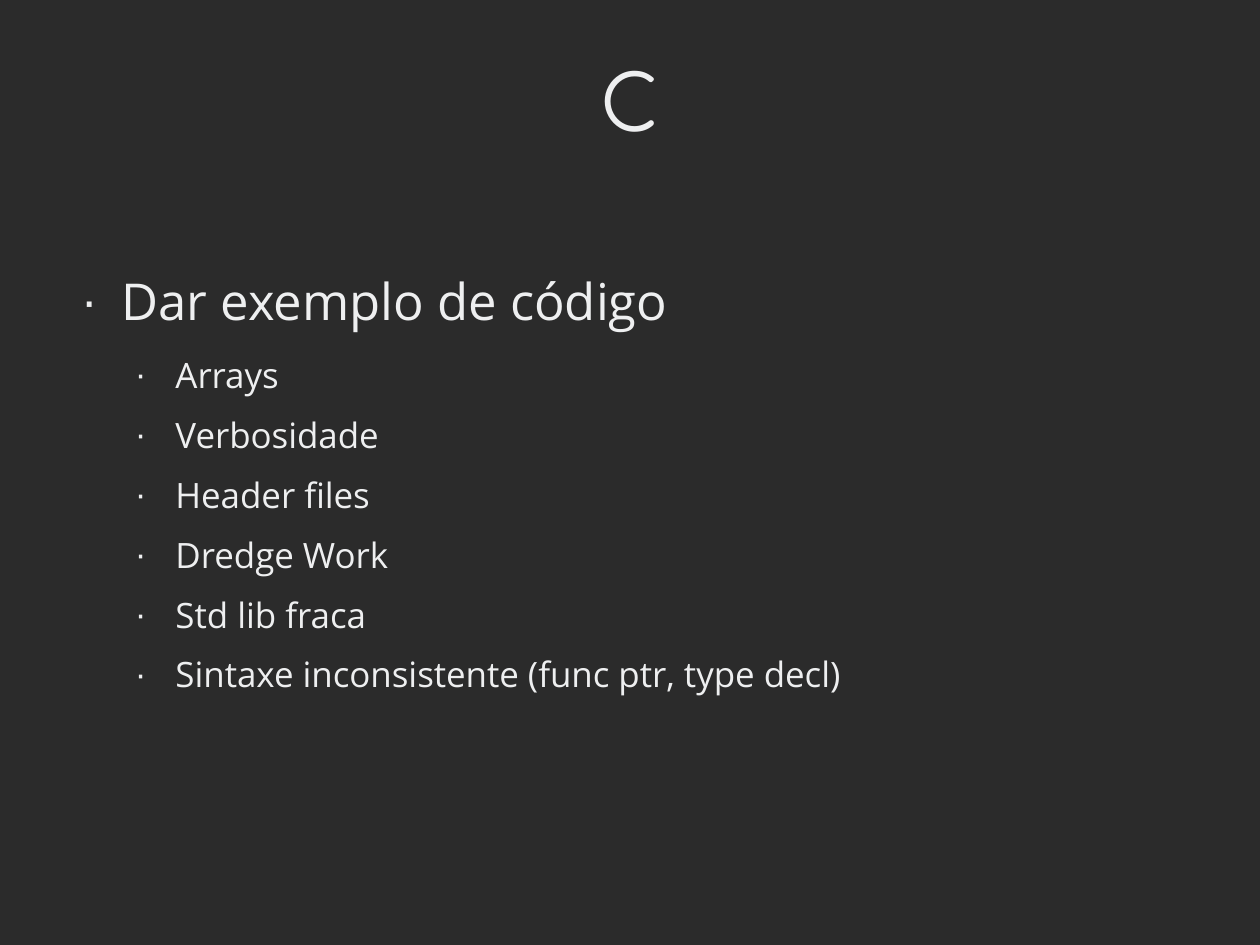
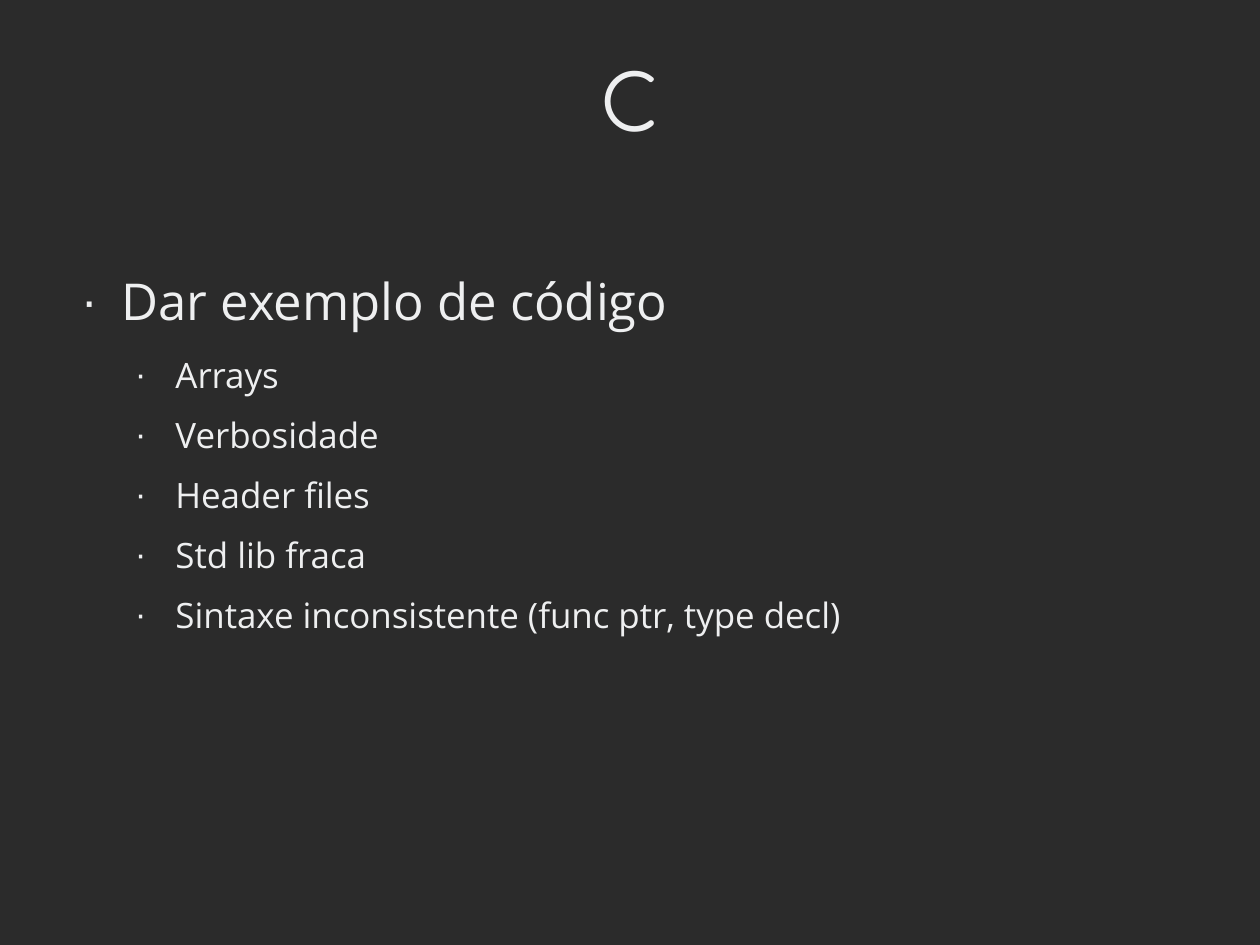
Before and after one commit to Hoshoyo/Light, a slide deck: slide 5 of TCC_Reunião_#1.odp. Drawn at 1260x945 pixels with LibreOffice and Linux fonts; fonts in the diff are those of the drawing; background and template pictures are left out; a plain dark background stands for a picture behind light text. Boxes give left, top, right and bottom in pixels: in the first picture for what was removed or moved away, otherwise in the second. Text is boxed around its words. In the diff, an @@ line names an element or a change of style, - is before the commit and + after.

```diff
--- a/TCC_Reunião_#1.odp
+++ b/TCC_Reunião_#1.odp
@@ text at <box>175,541,388,577</box>: paragraph removed @@
-  · Dredge Work
```
Also in this commit, not shown: 3 other slides changed, 2 slides added.
